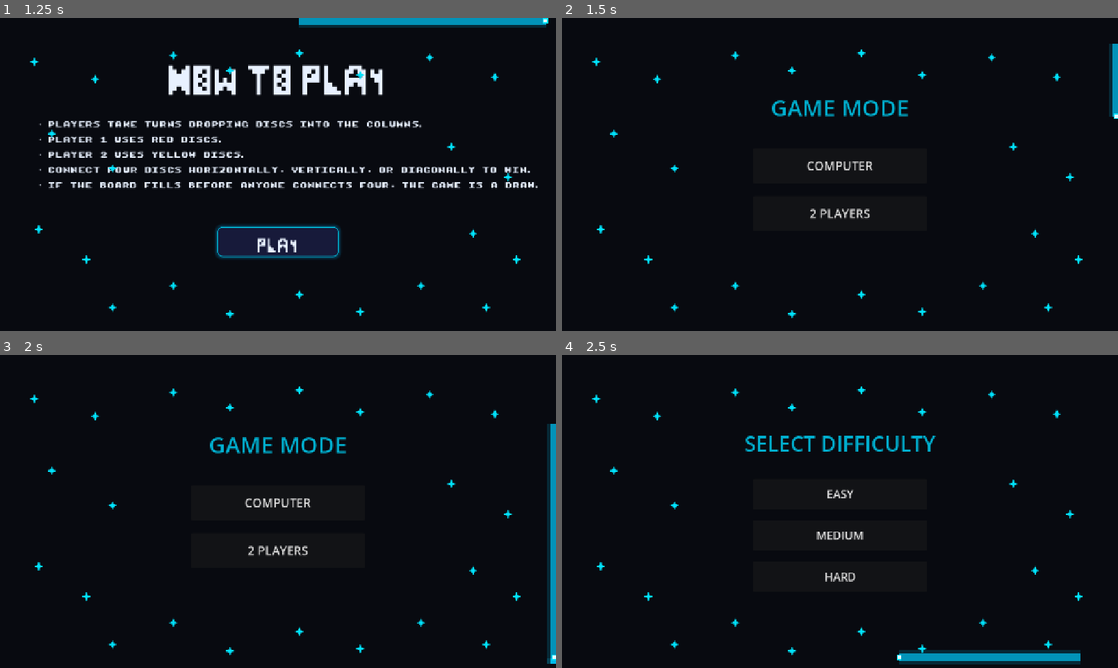
Above: before the commit, frames 1-4 (two rows, left to right).
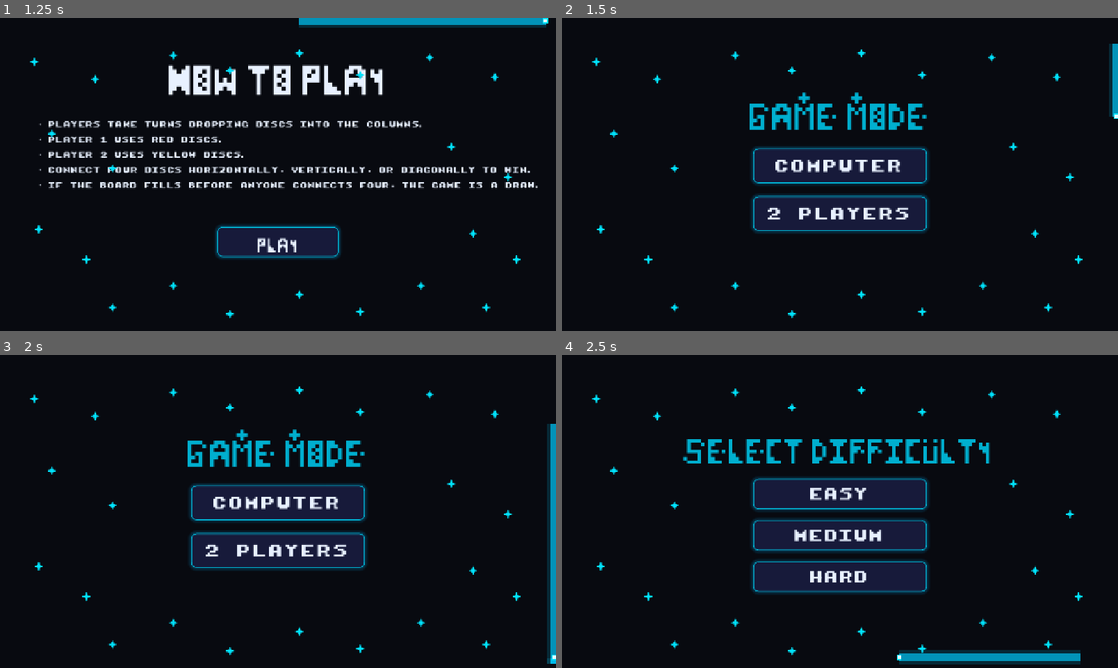
Above: after the commit, the same moments.

Repository: Nikitha-Naganathan/Captains-Mistress
Game: Godot game, scene res://Scenes/game.tscn
Two runs of this game, one before a commit and one after it. Both use one fixed random seed, a clock stepped at 60 frames per second and the inputs below.
Inputs:
- Up to frame 1 (1.25 s): click "PLAY" at 0.5 s
- Up to frame 2 (1.5 s): click "PLAY" at 1.25 s
- Up to frame 3 (2 s): no input
- Up to frame 4 (2.5 s): click "COMPUTER" at 2 s

Frame 1 is identical in both runs. In frame 2, 9.6% of the frame differs, in the area x 33-66%, y 23-69%; in frame 3, 9.6%; in frame 4, 13%, in the area x 21-77%, y 25-77%.

Commit message:
Update game.gd

Diff:
--- a/new-game-project/Scripts/game.gd
+++ b/new-game-project/Scripts/game.gd
@@ -56,10 +56,14 @@
 var neon_trail_line: Line2D
 var neon_trail_glow: Line2D
 var start_info_button: Button
+var menu_button: Button
 
 var shutter: Control
 var shutter_slats: Array[Panel] = []
 var shutter_tween: Tween
+
+var button_font: Font
+var title_font: Font
 
 var drop_sound: AudioStreamPlayer
 var win_sound: AudioStreamPlayer
@@ -67,6 +71,8 @@
 var click_sound: AudioStreamPlayer
 
 func _ready():
+	button_font = load("res://Assets/Fonts/Font3.ttf")
+	title_font = load("res://Assets/Fonts/Font2.ttf")
 	initialize_board()
 	create_turn_label()
 	create_win_ui()
@@ -160,7 +166,7 @@
 func _reveal_end_screen():
 	win_label.visible = true
 	reset_button.visible = true
-
+	menu_button.visible = true
 	win_label.scale = Vector2(0.2, 0.2)
 	win_label.modulate.a = 0.0
 
@@ -303,7 +309,12 @@
 
 func get_computer_move():
 	if computer_difficulty == "Easy":
-		return get_random_valid_column()
+		var blocking_move = find_winning_move(1)
+
+		if blocking_move != -1 and randi() % 2 == 0:
+			return blocking_move
+
+	return get_random_valid_column()
 
 	if computer_difficulty == "Medium":
 		return get_medium_move()
@@ -328,6 +339,11 @@
 	if winning_move != -1:
 		return winning_move
 
+	var blocking_move = find_winning_move(1)
+
+	if blocking_move != -1:
+		return blocking_move
+
 	return get_random_valid_column()
 
 func get_hard_move():
@@ -341,7 +357,104 @@
 	if blocking_move != -1:
 		return blocking_move
 
-	return get_random_valid_column()
+	return get_best_hard_move()
+
+func get_best_hard_move():
+	var best_score = -999999
+	var best_column = -1
+
+	for col in range(COLS):
+		var row = find_empty_row(col)
+
+		if row == -1:
+			continue
+
+		board[row][col] = 2
+		var score = evaluate_board()
+		board[row][col] = 0
+
+		if score > best_score:
+			best_score = score
+			best_column = col
+
+	return best_column
+
+func evaluate_board():
+	var score = 0
+
+	# Prefer the center column
+	var center_col = COLS / 2
+
+	for row in range(ROWS):
+		if board[row][center_col] == 2:
+			score += 3
+		elif board[row][center_col] == 1:
+			score -= 3
+
+	# Check every possible group of 4
+	for row in range(ROWS):
+		for col in range(COLS):
+			# Horizontal
+			if col + 3 < COLS:
+				score += evaluate_window([
+					board[row][col],
+					board[row][col + 1],
+					board[row][col + 2],
+					board[row][col + 3]
+				])
+
+			# Vertical
+			if row + 3 < ROWS:
+				score += evaluate_window([
+					board[row][col],
+					board[row + 1][col],
+					board[row + 2][col],
+					board[row + 3][col]
+				])
+
+			# Diagonal down-right
+			if row + 3 < ROWS and col + 3 < COLS:
+				score += evaluate_window([
+					board[row][col],
+					board[row + 1][col + 1],
+					board[row + 2][col + 2],
+					board[row + 3][col + 3]
+				])
+
+			# Diagonal up-right
+			if row - 3 >= 0 and col + 3 < COLS:
+				score += evaluate_window([
+					board[row][col],
+					board[row - 1][col + 1],
+					board[row - 2][col + 2],
+					board[row - 3][col + 3]
+				])
+
+	return score
+
+func evaluate_window(window):
+	var score = 0
+
+	var computer_count = window.count(2)
+	var player_count = window.count(1)
+	var empty_count = window.count(0)
+
+	if computer_count == 4:
+		score += 10000
+
+	elif computer_count == 3 and empty_count == 1:
+		score += 100
+
+	elif computer_count == 2 and empty_count == 2:
+		score += 10
+
+	elif player_count == 3 and empty_count == 1:
+		score -= 120
+
+	elif player_count == 2 and empty_count == 2:
+		score -= 10
+
+	return score
 
 func find_winning_move(player):
 	for col in range(COLS):
@@ -487,12 +600,13 @@
 	win_label.name = "WinLabel"
 	win_label.text = ""
 	win_label.size = Vector2(500, 100)
-	win_label.position = Vector2(390, 235)
+	win_label.position = Vector2(380, 235)
 
 	win_label.horizontal_alignment = HORIZONTAL_ALIGNMENT_CENTER
 	win_label.vertical_alignment = VERTICAL_ALIGNMENT_CENTER
 
-	win_label.add_theme_font_size_override("font_size", 58)
+	win_label.add_theme_font_size_override("font_size", 52)
+	win_label.add_theme_font_override("font", title_font)
 	win_label.add_theme_constant_override("outline_size", 10)
 	win_label.add_theme_color_override("font_outline_color", Color("#080A10"))
 	win_label.add_theme_constant_override("shadow_offset_x", 0)
@@ -509,7 +623,7 @@
 	reset_button = Button.new()
 	reset_button.name = "ResetButton"
 	reset_button.text = "PLAY AGAIN"
-	reset_button.size = Vector2(240, 68)
+	reset_button.size = Vector2(220, 68)
 	var normal_style = StyleBoxFlat.new()
 	normal_style.bg_color = Color("#171A3A")
 	normal_style.border_color = Color("#00AFCF")
@@ -537,9 +651,10 @@
 	reset_button.add_theme_stylebox_override("pressed", pressed_style)
 	normal_style.shadow_color = Color(0.0, 0.7, 1.0, 0.25)
 	normal_style.shadow_size = 8
-	reset_button.position = Vector2(530, 370)
+	reset_button.position = Vector2(480, 370)
 
 	reset_button.add_theme_font_size_override("font_size", 24)
+	reset_button.add_theme_font_override("font", button_font)
 	reset_button.add_theme_color_override("font_color", Color("#E8F1FF"))
 	reset_button.add_theme_color_override("font_hover_color", Color("#00D9FF"))
 	reset_button.add_theme_color_override("font_pressed_color", Color("#FFFFFF"))
@@ -550,6 +665,81 @@
 	reset_button.pressed.connect(_on_reset_button_pressed)
 
 	add_child(reset_button)
+
+	menu_button = Button.new()
+	menu_button.name = "MenuButton"
+	menu_button.text = "MENU"
+	menu_button.position = Vector2(520, 450)
+	menu_button.size = Vector2(240, 68)
+	menu_button.add_theme_font_size_override("font_size", 24)
+	menu_button.add_theme_font_override("font", button_font)
+	menu_button.visible = false
+	menu_button.z_index = 20
+	menu_button.add_theme_color_override("font_color", Color("#E8F1FF"))
+	menu_button.add_theme_color_override("font_hover_color", Color("#00D9FF"))
+	menu_button.add_theme_color_override("font_pressed_color", Color("#FFFFFF"))
+	var menu_normal = StyleBoxFlat.new()
+	menu_normal.bg_color = Color("#171A3A")
+	menu_normal.border_color = Color("#00AFCF")
+	menu_normal.set_border_width_all(2)
+	menu_normal.set_corner_radius_all(12)
+	menu_normal.shadow_color = Color(0.0, 0.7, 1.0, 0.25)
+	menu_normal.shadow_size = 8
+
+	var menu_hover = StyleBoxFlat.new()
+	menu_hover.bg_color = Color("#202A4A")
+	menu_hover.border_color = Color("#00D9FF")
+	menu_hover.set_border_width_all(3)
+	menu_hover.set_corner_radius_all(12)
+	menu_hover.shadow_color = Color(0.0, 0.85, 1.0, 0.45)
+	menu_hover.shadow_size = 12
+
+	var menu_pressed = StyleBoxFlat.new()
+	menu_pressed.bg_color = Color("#0D1025")
+	menu_pressed.border_color = Color("#00D9FF")
+	menu_pressed.set_border_width_all(2)
+	menu_pressed.set_corner_radius_all(12)
+
+	menu_button.add_theme_stylebox_override("normal", menu_normal)
+	menu_button.add_theme_stylebox_override("hover", menu_hover)
+	menu_button.add_theme_stylebox_override("pressed", menu_pressed)
+	add_child(menu_button)
+	menu_button.pressed.connect(_on_menu_button_pressed)
+
+func _on_menu_button_pressed():
+	click_sound.play()
+	game_started = false
+	game_over = false
+
+	initialize_board()
+	current_player = 1
+	computer_thinking = false
+	is_animating = false
+	winning_discs = []
+
+	turn_label.visible = false
+
+	if turn_tween:
+		turn_tween.kill()
+
+	if shutter_tween:
+		shutter_tween.kill()
+
+	shutter.visible = false
+	shutter.position.y = -480
+
+	win_label.visible = false
+
+	reset_button.visible = false
+	menu_button.visible = false
+	turn_label.visible = false
+	controls_label.visible = false
+
+	start_info_screen.visible = false
+	difficulty_screen.visible = false
+	game_mode_screen.visible = true
+
+	move_neon_snake_to(game_mode_screen)
 
 func _on_reset_button_pressed():
 	click_sound.play()
@@ -936,6 +1126,7 @@
 	title.size = Vector2(1280, 80)
 	title.horizontal_alignment = HORIZONTAL_ALIGNMENT_CENTER
 	title.add_theme_font_size_override("font_size", 52)
+	title.add_theme_font_override("font", title_font)
 	title.add_theme_color_override("font_color", Color("#00AFCF"))
 	game_mode_screen.add_child(title)
 
@@ -944,6 +1135,27 @@
 	computer_button.position = Vector2(440, 300)
 	computer_button.size = Vector2(400, 80)
 	computer_button.add_theme_font_size_override("font_size", 28)
+	computer_button.add_theme_font_override("font", button_font)
+	var computer_normal = StyleBoxFlat.new()
+	computer_normal.bg_color = Color("#171A3A")
+	computer_normal.border_color = Color("#00AFCF")
+	computer_normal.set_border_width_all(2)
+	computer_normal.set_corner_radius_all(12)
+	computer_normal.shadow_color = Color(0.0, 0.7, 1.0, 0.25)
+	computer_normal.shadow_size = 8
+
+	var computer_hover = StyleBoxFlat.new()
+	computer_hover.bg_color = Color("#202A4A")
+	computer_hover.border_color = Color("#00D9FF")
+	computer_hover.set_border_width_all(3)
+	computer_hover.set_corner_radius_all(12)
+	computer_hover.shadow_color = Color(0.0, 0.85, 1.0, 0.45)
+	computer_hover.shadow_size = 12
+
+	computer_button.add_theme_stylebox_override("normal", computer_normal)
+	computer_button.add_theme_stylebox_override("hover", computer_hover)
+	computer_button.add_theme_color_override("font_color", Color("#E8F1FF"))
+	computer_button.add_theme_color_override("font_hover_color", Color("#00D9FF"))
 	game_mode_screen.add_child(computer_button)
 
 	var two_player_button = Button.new()
@@ -951,6 +1163,27 @@
 	two_player_button.position = Vector2(440, 410)
 	two_player_button.size = Vector2(400, 80)
 	two_player_button.add_theme_font_size_override("font_size", 28)
+	two_player_button.add_theme_font_override("font", button_font)
+	var two_normal = StyleBoxFlat.new()
+	two_normal.bg_color = Color("#171A3A")
+	two_normal.border_color = Color("#00AFCF")
+	two_normal.set_border_width_all(2)
+	two_normal.set_corner_radius_all(12)
+	two_normal.shadow_color = Color(0.0, 0.7, 1.0, 0.25)
+	two_normal.shadow_size = 8
+
+	var two_hover = StyleBoxFlat.new()
+	two_hover.bg_color = Color("#202A4A")
+	two_hover.border_color = Color("#00D9FF")
+	two_hover.set_border_width_all(3)
+	two_hover.set_corner_radius_all(12)
+	two_hover.shadow_color = Color(0.0, 0.85, 1.0, 0.45)
+	two_hover.shadow_size = 12
+
+	two_player_button.add_theme_stylebox_override("normal", two_normal)
+	two_player_button.add_theme_stylebox_override("hover", two_hover)
+	two_player_button.add_theme_color_override("font_color", Color("#E8F1FF"))
+	two_player_button.add_theme_color_override("font_hover_color", Color("#00D9FF"))
 	game_mode_screen.add_child(two_player_button)
 
 	computer_button.pressed.connect(_on_computer_mode_pressed)
@@ -1075,6 +1308,7 @@
 	title.size = Vector2(1280, 80)
 	title.horizontal_alignment = HORIZONTAL_ALIGNMENT_CENTER
 	title.add_theme_font_size_override("font_size", 48)
+	title.add_theme_font_override("font", title_font)
 	title.add_theme_color_override("font_color", Color("#00AFCF"))
 	difficulty_screen.add_child(title)
 
@@ -1083,6 +1317,27 @@
 	easy_button.position = Vector2(440, 285)
 	easy_button.size = Vector2(400, 70)
 	easy_button.add_theme_font_size_override("font_size", 26)
+	easy_button.add_theme_font_override("font", button_font)
+	var easy_normal = StyleBoxFlat.new()
+	easy_normal.bg_color = Color("#171A3A")
+	easy_normal.border_color = Color("#00AFCF")
+	easy_normal.set_border_width_all(2)
+	easy_normal.set_corner_radius_all(12)
+	easy_normal.shadow_color = Color(0.0, 0.7, 1.0, 0.25)
+	easy_normal.shadow_size = 8
+
+	var easy_hover = StyleBoxFlat.new()
+	easy_hover.bg_color = Color("#202A4A")
+	easy_hover.border_color = Color("#00D9FF")
+	easy_hover.set_border_width_all(3)
+	easy_hover.set_corner_radius_all(12)
+	easy_hover.shadow_color = Color(0.0, 0.85, 1.0, 0.45)
+	easy_hover.shadow_size = 12
+
+	easy_button.add_theme_stylebox_override("normal", easy_normal)
+	easy_button.add_theme_stylebox_override("hover", easy_hover)
+	easy_button.add_theme_color_override("font_color", Color("#E8F1FF"))
+	easy_button.add_theme_color_override("font_hover_color", Color("#00D9FF"))
 	difficulty_screen.add_child(easy_button)
 
 	var medium_button = Button.new()
@@ -1090,6 +1345,27 @@
 	medium_button.position = Vector2(440, 380)
 	medium_button.size = Vector2(400, 70)
 	medium_button.add_theme_font_size_override("font_size", 26)
+	medium_button.add_theme_font_override("font", button_font)
+	var medium_normal = StyleBoxFlat.new()
+	medium_normal.bg_color = Color("#171A3A")
+	medium_normal.border_color = Color("#00AFCF")
+	medium_normal.set_border_width_all(2)
+	medium_normal.set_corner_radius_all(12)
+	medium_normal.shadow_color = Color(0.0, 0.7, 1.0, 0.25)
+	medium_normal.shadow_size = 8
+
+	var medium_hover = StyleBoxFlat.new()
+	medium_hover.bg_color = Color("#202A4A")
+	medium_hover.border_color = Color("#00D9FF")
+	medium_hover.set_border_width_all(3)
+	medium_hover.set_corner_radius_all(12)
+	medium_hover.shadow_color = Color(0.0, 0.85, 1.0, 0.45)
+	medium_hover.shadow_size = 12
+
+	medium_button.add_theme_stylebox_override("normal", medium_normal)
+	medium_button.add_theme_stylebox_override("hover", medium_hover)
+	medium_button.add_theme_color_override("font_color", Color("#E8F1FF"))
+	medium_button.add_theme_color_override("font_hover_color", Color("#00D9FF"))
 	difficulty_screen.add_child(medium_button)
 
 	var hard_button = Button.new()
@@ -1097,6 +1373,27 @@
 	hard_button.position = Vector2(440, 475)
 	hard_button.size = Vector2(400, 70)
 	hard_button.add_theme_font_size_override("font_size", 26)
+	hard_button.add_theme_font_override("font", button_font)
+	var hard_normal = StyleBoxFlat.new()
+	hard_normal.bg_color = Color("#171A3A")
+	hard_normal.border_color = Color("#00AFCF")
+	hard_normal.set_border_width_all(2)
+	hard_normal.set_corner_radius_all(12)
+	hard_normal.shadow_color = Color(0.0, 0.7, 1.0, 0.25)
+	hard_normal.shadow_size = 8
+
+	var hard_hover = StyleBoxFlat.new()
+	hard_hover.bg_color = Color("#202A4A")
+	hard_hover.border_color = Color("#00D9FF")
+	hard_hover.set_border_width_all(3)
+	hard_hover.set_corner_radius_all(12)
+	hard_hover.shadow_color = Color(0.0, 0.85, 1.0, 0.45)
+	hard_hover.shadow_size = 12
+
+	hard_button.add_theme_stylebox_override("normal", hard_normal)
+	hard_button.add_theme_stylebox_override("hover", hard_hover)
+	hard_button.add_theme_color_override("font_color", Color("#E8F1FF"))
+	hard_button.add_theme_color_override("font_hover_color", Color("#00D9FF"))
 	difficulty_screen.add_child(hard_button)
 
 	easy_button.pressed.connect(_on_difficulty_selected.bind("Easy"))
@@ -1286,6 +1583,7 @@
 
 	win_label.visible = false
 	reset_button.visible = false
+	menu_button.visible = false
 
 	shutter.visible = false
 	shutter.position.y = -480
